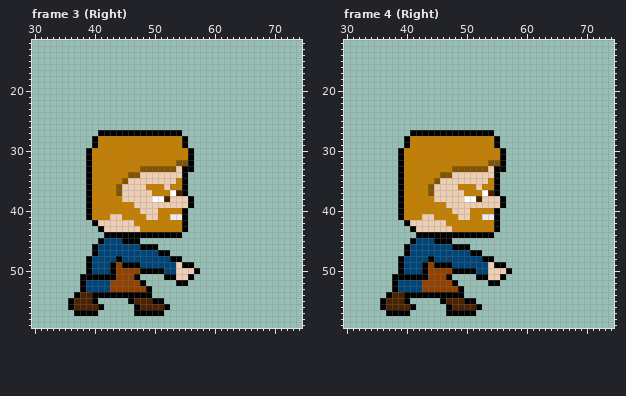
Pixel-art file, stored at assets/actor/larry/larry_sword_swing.aseprite. The first picture shows the starting point.
84x84 pixels, 18 frames. Shown: frame 3 (Right): x 30..74, y 12..59; frame 4 (Right): x 30..74, y 12..59. The commit also changed other frames, which this record leaves out.
And afterwards:
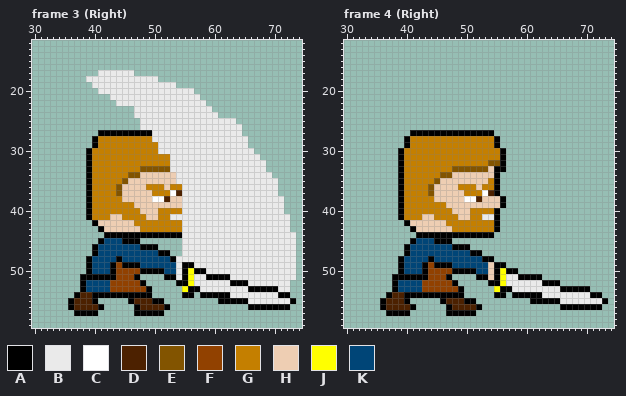
Palette (. is transparent): A #000000  B #eaeaea  C #ffffff  D #4c2100  E #825400  F #914100  G #c47f00  H #eeceb3  J #ffff00  K #004577
Edits made:
layer "swoosh" now shown
layer "sword" now shown
Frame 3 (Right), layers "sword", "swoosh":
The author put colour A in row 50 at x 58; in row 51 at x 59 to 62; in row 52 at x 63 to 65; in row 53 at x 56 to 57 and 66 to 70; in row 54 at x 55 to 56, 58 to 62 and 71 to 72; in row 55 at x 61 to 65 and 73.
The author put colour A in row 56 at x 66 to 72.
Colour H becomes colour A in rows 50 to 51 at x 55.
The author put colour B in row 17 at x 41 to 46; in row 18 at x 39 to 50; in row 19 at x 40 to 53; in row 20 at x 41 to 56; in row 21 at x 43 to 57; in row 22 at x 44 to 58.
The author put colour B in row 23 at x 47 to 59; in row 24 at x 47 to 60; in row 25 at x 48 to 63; in row 26 at x 48 to 64; in row 27 at x 55 to 64; in rows 28 to 29 at x 56 to 65.
The author put colour B in row 30 at x 57 to 66; in row 31 at x 57 to 67; in rows 32 to 33 at x 57 to 68; in row 34 at x 56 to 69; in rows 35 to 37 at x 56 to 70; in rows 38 to 39 at x 57 to 71.
The author put colour B in row 40 at x 56 to 71; in rows 41 to 43 at x 56 to 72; in rows 44 to 48 at x 55 to 73; in row 49 at x 57 to 73; in row 50 at x 59 to 73; in row 51 at x 57 to 58 and 63 to 73.
The author put colour B in row 52 at x 57 to 62 and 66 to 72; in row 53 at x 58 to 65 and 71 to 72; in row 54 at x 63 to 70; in row 55 at x 66 to 72.
Colour A becomes colour B in row 27 at x 50 to 54; in rows 28 to 29 at x 55; in rows 30 to 32 at x 56; in row 33 at x 55 to 56; in rows 34 to 37 at x 55; in rows 38 to 39 at x 56.
Colour A becomes colour B in rows 40 to 43 at x 55; in row 48 at x 54.
Colour E becomes colour B in row 32 at x 54 to 55; in row 33 at x 53.
Colour G becomes colour B in row 28 at x 50 to 54; in row 29 at x 51 to 54; in row 30 at x 51 to 55; in row 31 at x 53 to 55; in row 32 at x 53; in row 35 at x 54.
Colour H becomes colour B in rows 33 to 34 at x 54; in rows 38 to 39 at x 55; in rows 49 to 51 at x 54.
The author put colour J in row 52 at x 56; in row 53 at x 55.
Colour A becomes colour J in row 51 at x 56.
Colour H becomes colour J in row 50 at x 56.
Frame 4 (Right), layer "sword":
The author put colour A in row 50 at x 58; in row 51 at x 59 to 62; in row 52 at x 63 to 65; in row 53 at x 56 to 57 and 66 to 70; in row 54 at x 55 to 56, 58 to 62 and 71 to 72; in row 55 at x 61 to 65 and 73.
The author put colour A in row 56 at x 66 to 72.
Colour H becomes colour A in rows 50 to 51 at x 55.
The author put colour B in row 51 at x 57 to 58; in row 52 at x 57 to 62; in row 53 at x 58 to 65; in row 54 at x 63 to 70; in row 55 at x 66 to 72.
The author put colour J in row 52 at x 56; in row 53 at x 55.
Colour A becomes colour J in row 51 at x 56.
Colour H becomes colour J in row 50 at x 56.
Changed places in both pictures, as pixel boxes (x1, y1, x2, y2):
changed: (86, 70, 296, 310)
changed: (494, 268, 608, 310)
